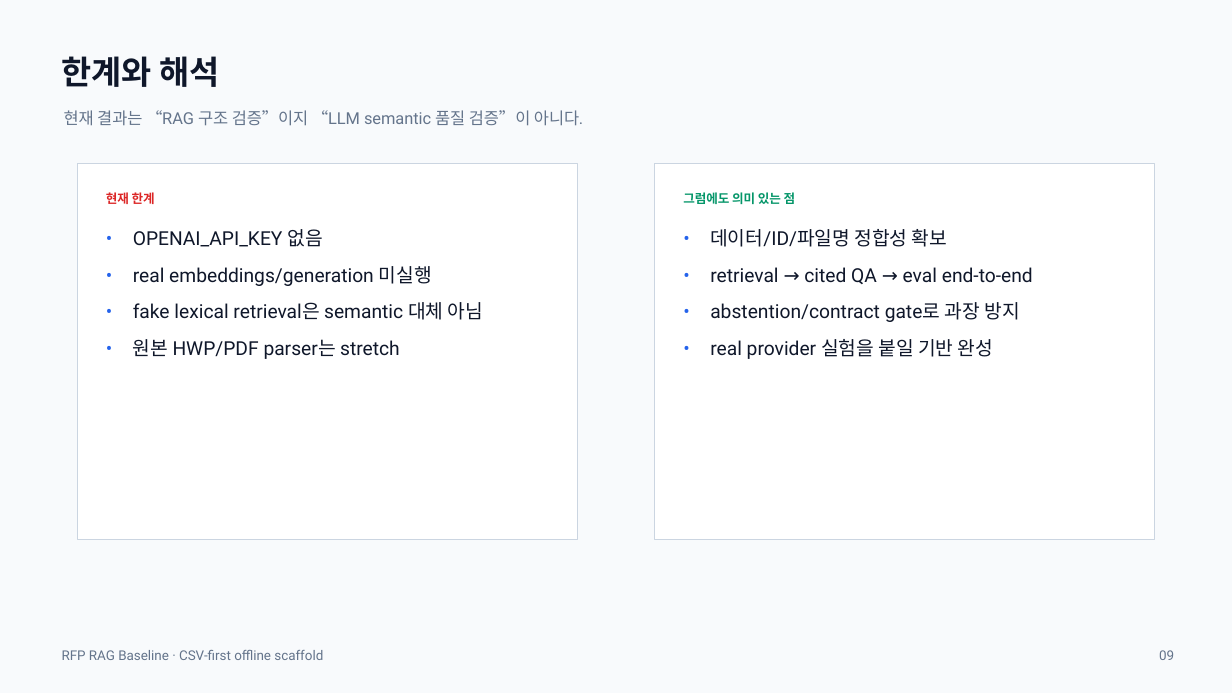
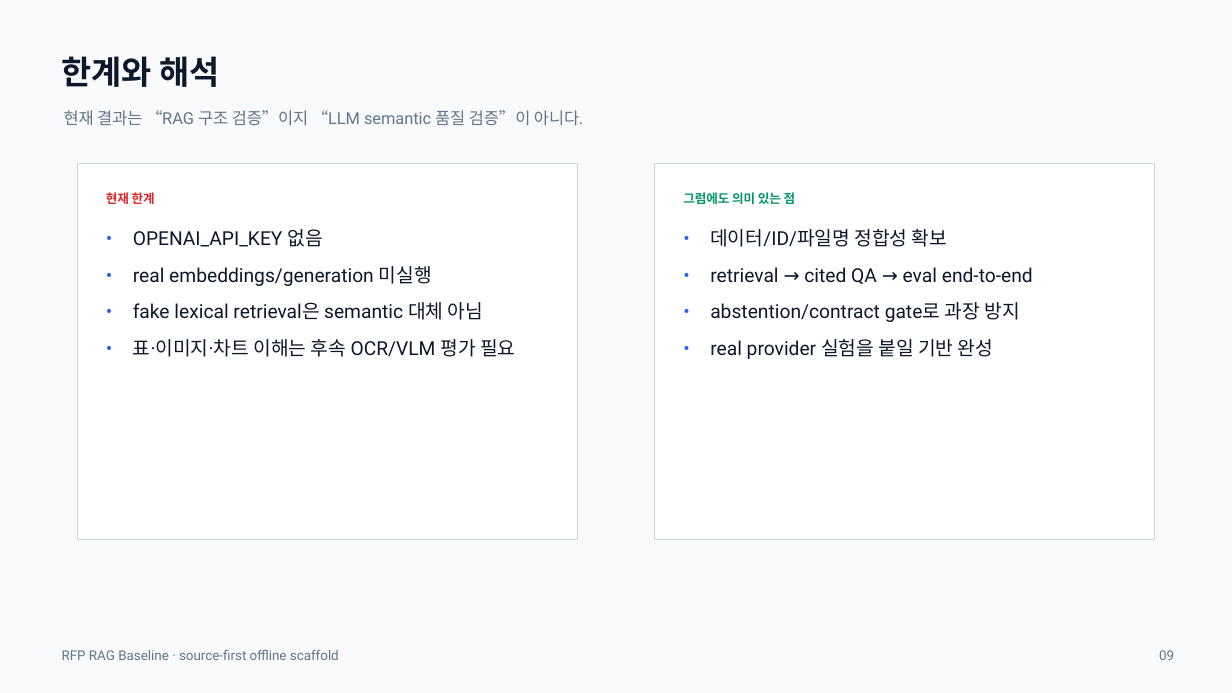
Before and after one commit to hskim-solv/rfp-rag, a slide deck: slide 9 of deliverables/rfp-rag-baseline-presentation.pptx. Drawn at 1232x693 pixels with LibreOffice and Linux fonts; fonts in the diff are those of the drawing. Boxes give left, top, right and bottom in pixels: in the first picture for what was removed or moved away, otherwise in the second. Text is boxed around its words. In the diff, an @@ line names an element or a change of style, - is before the commit and + after.

Commit message:
feat: make RAG indexing source-first

```diff
--- a/deliverables/rfp-rag-baseline-presentation.pptx
+++ b/deliverables/rfp-rag-baseline-presentation.pptx
@@ text at (x1=133, y1=339, x2=515, y2=357): text changed @@
-원본 HWP/PDF parser는 stretch
+표·이미지·차트 이해는 후속 OCR/VLM 평가 필요
@@ text at (x1=62, y1=650, x2=339, y2=660): text changed @@
-RFP RAG Baseline · CSV-first offline scaffold
+RFP RAG Baseline · source-first offline scaffold
```
Also in this commit, not shown: 9 other slides changed, 23 other files.
